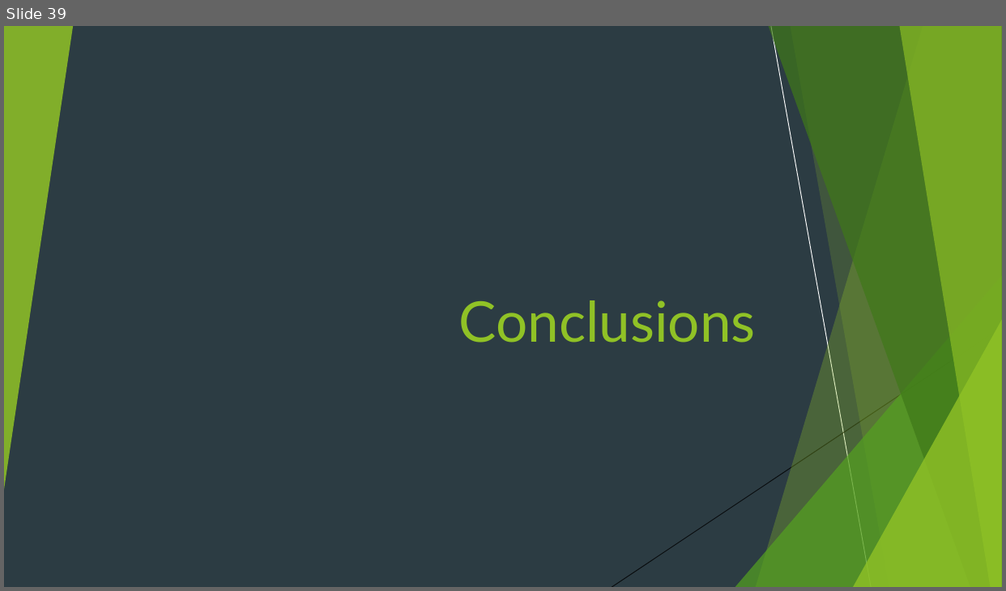
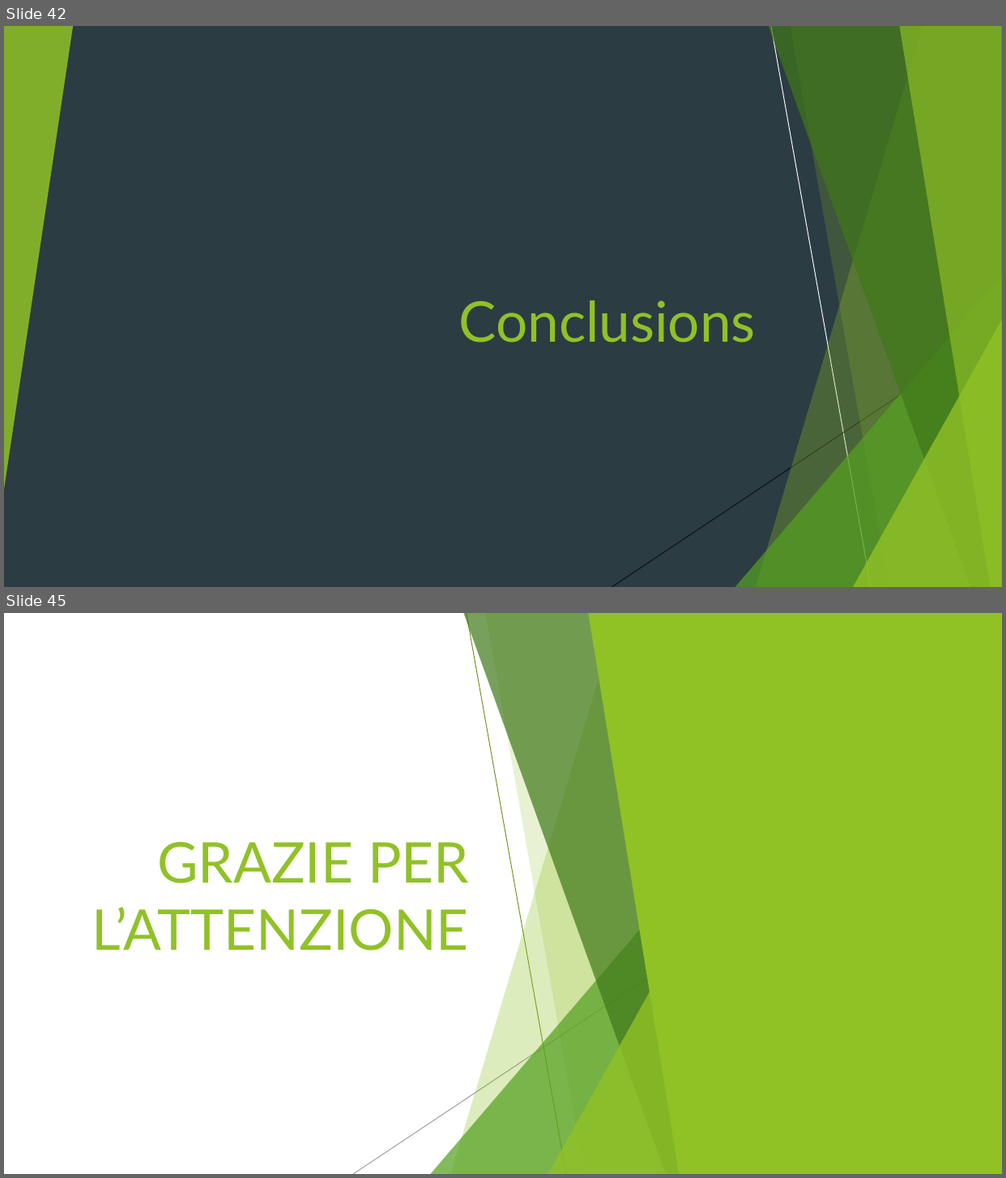
Before and after one commit to lucaMari94/mongodb-sentiment-analysis, a slide deck: silde/slide.pptx. Shown one above the other, each under a label of ours: slide 39 before the commit, slides 42 and 45 after it; the slides between them are not shown. The pictures are 1006x591 and 1006x1178 pixels, drawn with LibreOffice and Linux fonts; fonts in the diff are those of the drawing. Boxes give left, top, right and bottom in pixels: in the first picture for what was removed or moved away, otherwise in the second. Text is boxed around its words. In the diff, an @@ line names an element or a change of style, - is before the commit and + after.

```diff
--- a/silde/slide.pptx
+++ b/silde/slide.pptx
@@ slide 45 added at [4,613,1002,1174], background #FFFFFF; not listed: 8 template elements that a slide beside it also shows @@
@@ group added at [4,613,1002,1174]: 5 freeform shapes, 3 triangles, 2 lines @@
@@ rectangle added at [4,613,1002,1174], fill #FFFFFF @@
@@ freeform shape added at [588,613,1002,1174], fill #90C226 @@
@@ title added at [92,841,469,951], 54 pt, text #90C226 @@
+GRAZIE PER L’ATTENZIONE
@@ group added at [354,613,744,1174]: 3 freeform shapes, 2 lines, 2 triangles @@
@@ what was slide 39 is now slide 42 @@
```
Also in this commit, not shown: 2 slides changed, 5 other slides added, 1 slide removed, 7 other files.
